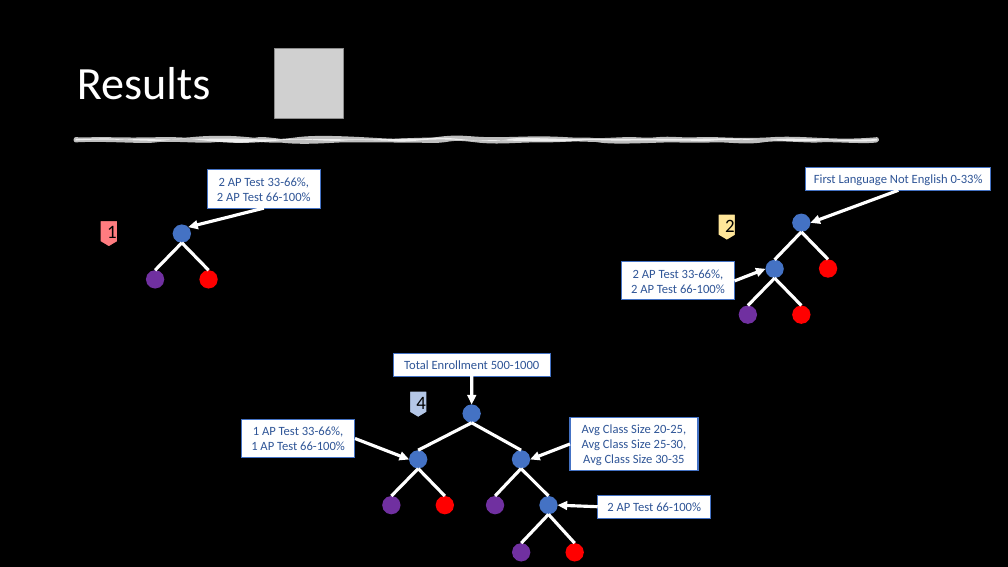
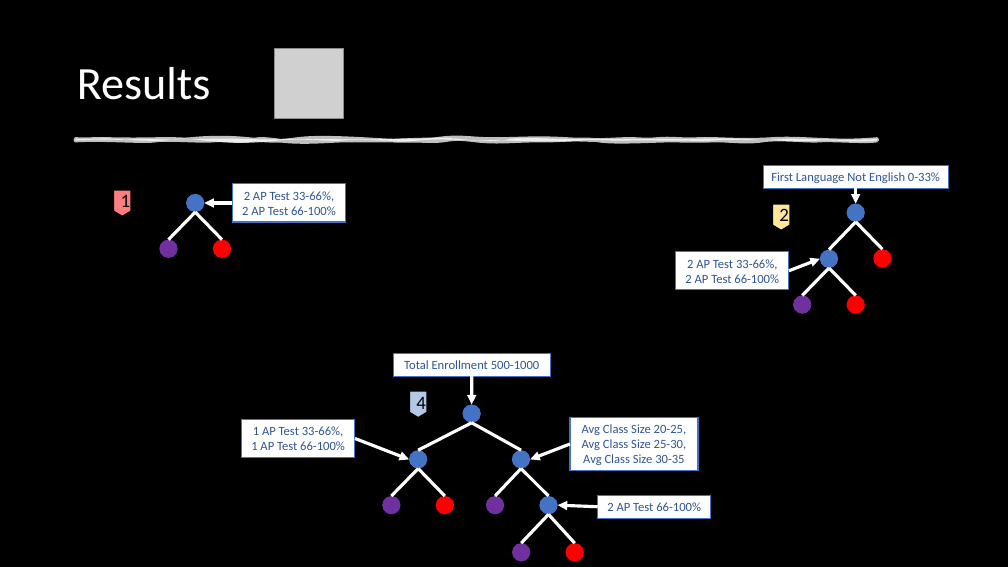
Before and after one commit to DillWithIt77/D2P-Spring-2021, a slide deck: slide 7 of Presentations/D2P_Slide_Deck_for_Live_Presentation.pptx. Drawn at 1008x567 pixels with LibreOffice and Linux fonts; fonts in the diff are those of the drawing; grey boxes stand for pictures; background and template pictures are left out. Boxes give left, top, right and bottom in pixels: in the first picture for what was removed or moved away, otherwise in the second. Text is boxed around its words. In the diff, an @@ line names an element or a change of style, - is before the commit and + after.

```diff
--- a/Presentations/D2P_Slide_Deck_for_Live_Presentation.pptx
+++ b/Presentations/D2P_Slide_Deck_for_Live_Presentation.pptx
@@ rectangle "First Language Not English 0-33%": place and size @@
-rectangle "First Language Not English 0-33%" at [806, 167, 991, 190]
+rectangle "First Language Not English 0-33%" at [764, 166, 949, 188]
@@ arrow moved from (264, 208) - (188, 227) to (232, 203) - (204, 203) @@
@@ rectangle "2 AP Test 33-66%, 2 ...": place and size @@
-rectangle "2 AP Test 33-66%, 2 ..." at [207, 170, 321, 208]
+rectangle "2 AP Test 33-66%, 2 ..." at [232, 184, 346, 222]
@@ arrow moved from (898, 191) - (811, 223) to (856, 188) - (856, 203) @@
@@ 2 ellipses, 2 lines, 1 flow chart offpage connector: place and size @@
-2 ellipses, 2 lines, 1 flow chart offpage connector at [100, 220, 209, 288]
+2 ellipses, 2 lines, 1 flow chart offpage connector at [113, 190, 222, 258]
@@ ellipse: place and size @@
-ellipse at [200, 270, 218, 288]
+ellipse at [212, 240, 231, 258]
@@ 5 ellipses, 4 lines, 1 rectangle, 1 flow chart offpage connector, 1 arrow: place and size @@
-5 ellipses, 4 lines, 1 rectangle, 1 flow chart offpage connector, 1 arrow at [622, 213, 837, 324]
+5 ellipses, 4 lines, 1 rectangle, 1 flow chart offpage connector, 1 arrow at [676, 203, 892, 314]
```
Also in this commit, not shown: 7 other files.
